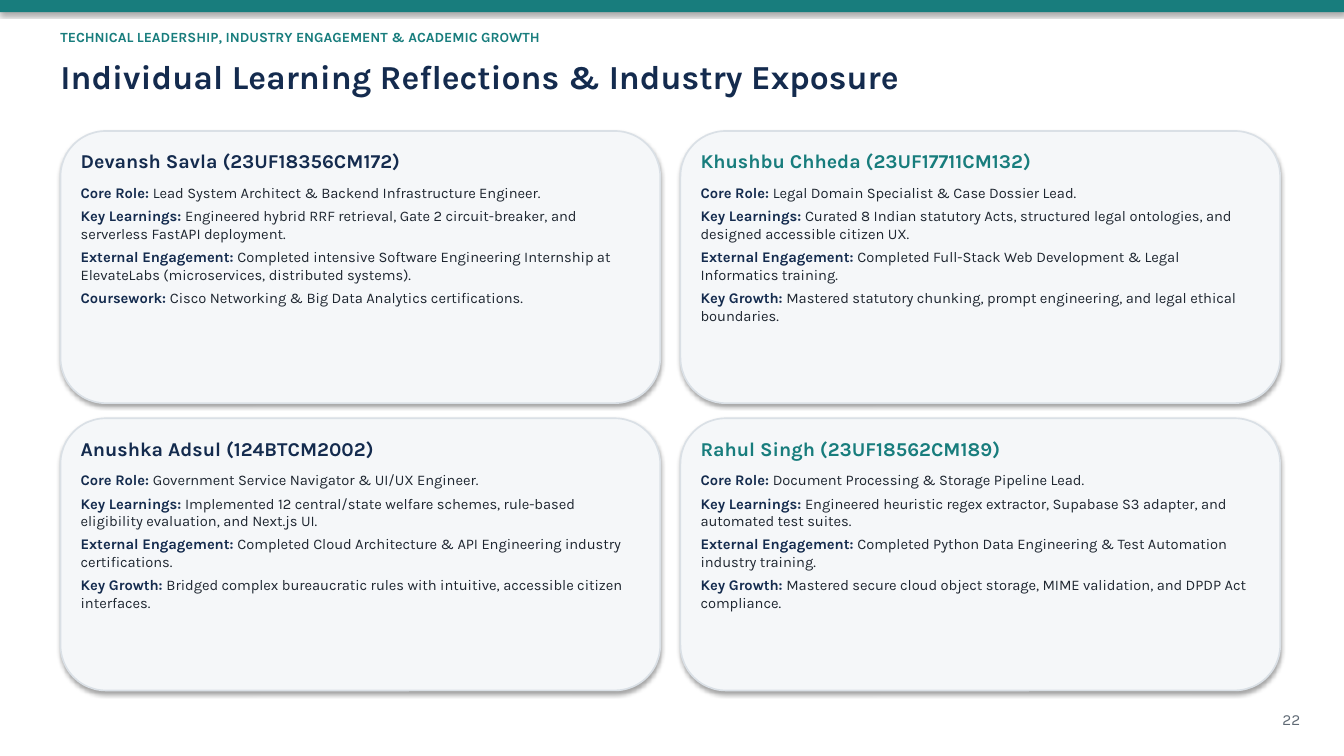
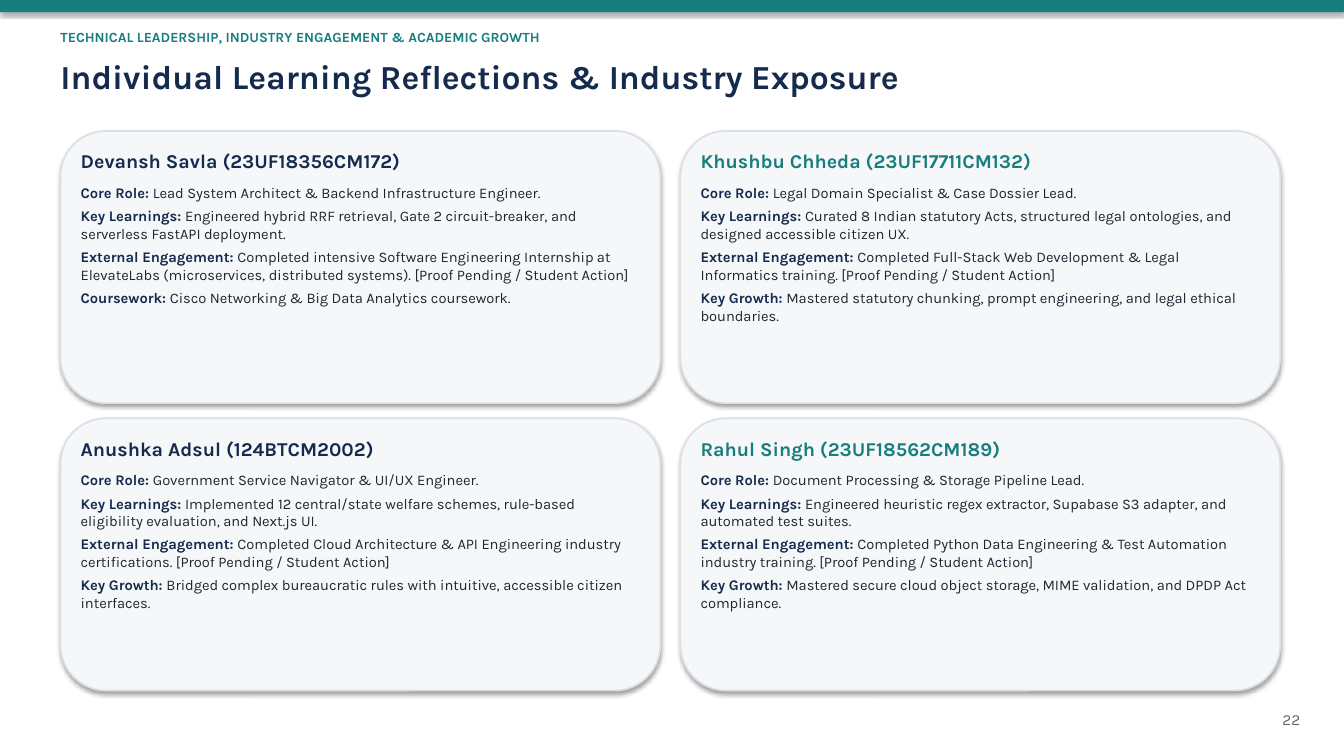
Before and after one commit to DEVANSHSAVLA/Finalyear_MajorProject, a slide deck: slide 22 of docs/review-2-submission/CivicSphere_AI_Review_2_Presentation.pptx. Drawn at 1344x756 pixels with LibreOffice and Linux fonts; fonts in the diff are those of the drawing. Boxes give left, top, right and bottom in pixels: in the first picture for what was removed or moved away, otherwise in the second. Text is boxed around its words. In the diff, an @@ line names an element or a change of style, - is before the commit and + after.

```diff
--- a/docs/review-2-submission/CivicSphere_AI_Review_2_Presentation.pptx
+++ b/docs/review-2-submission/CivicSphere_AI_Review_2_Presentation.pptx
@@ text at [81,252,629,307]: text changed @@
-External Engagement: Completed intensive Software Engineering Internship at ElevateLabs (microservices, distributed systems).
-Coursework: Cisco Networking & Big Data Analytics certifications.
+External Engagement: Completed intensive Software Engineering Internship at ElevateLabs (microservices, distributed systems). [Proof Pending / Student Action]
+Coursework: Cisco Networking & Big Data Analytics coursework.
@@ text at [701,252,1180,284]: text changed @@
-External Engagement: Completed Full-Stack Web Development & Legal Informatics training.
+External Engagement: Completed Full-Stack Web Development & Legal Informatics training. [Proof Pending / Student Action]
@@ text at [81,539,621,571]: text changed @@
-External Engagement: Completed Cloud Architecture & API Engineering industry certifications.
+External Engagement: Completed Cloud Architecture & API Engineering industry certifications. [Proof Pending / Student Action]
@@ text at [701,539,1227,571]: text changed @@
-External Engagement: Completed Python Data Engineering & Test Automation industry training.
+External Engagement: Completed Python Data Engineering & Test Automation industry training. [Proof Pending / Student Action]
```
Also in this commit, not shown: 19 other slides changed, 30 other files.
